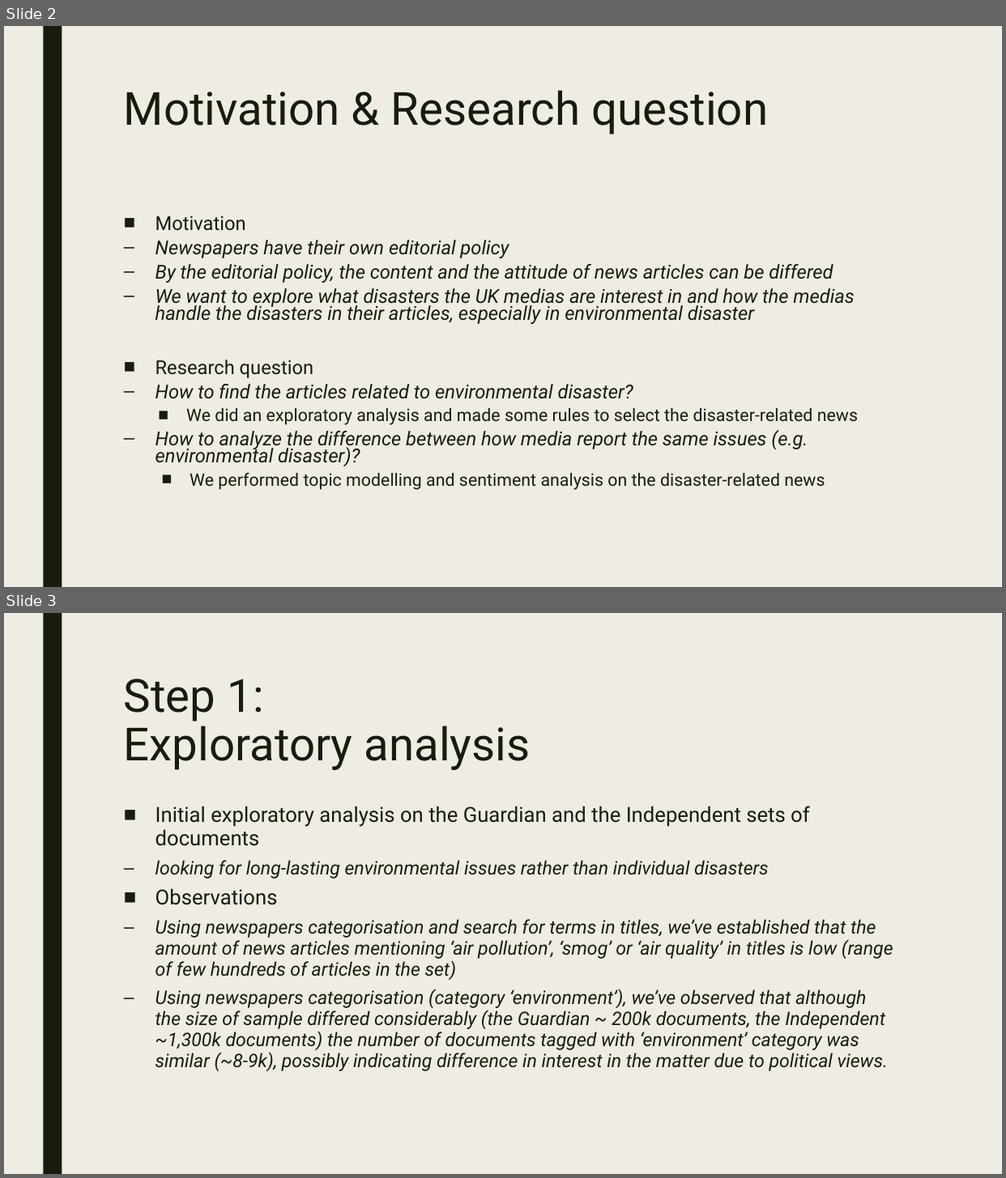
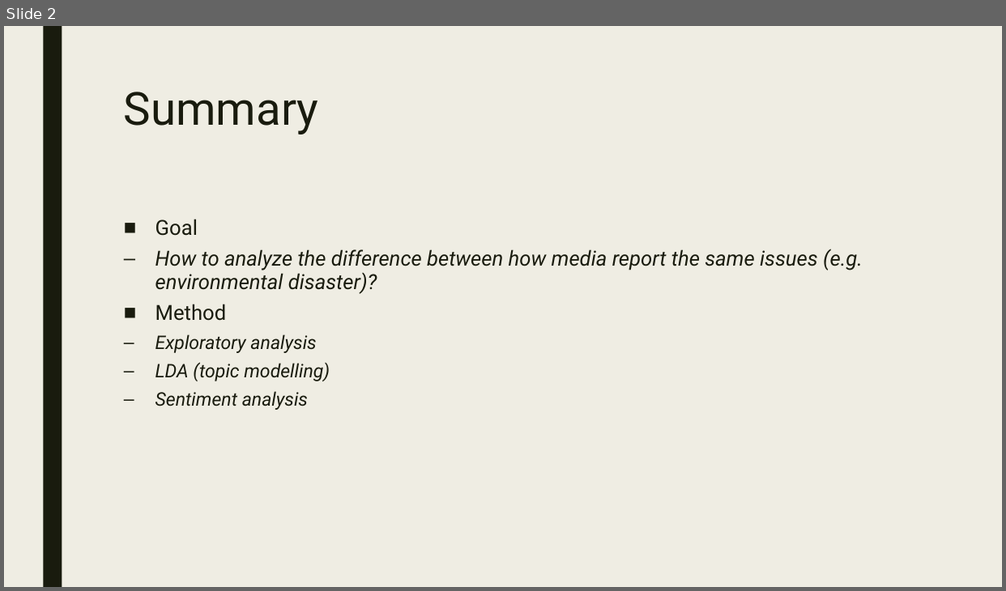
Before and after one commit to hsg1991/team2, a slide deck: team2_datathon_presentation.pptx. Shown one above the other, each under a label of ours: slides 2 and 3 before the commit, slide 2 after it. The pictures are 1006x1178 and 1006x591 pixels, drawn with LibreOffice and Linux fonts; fonts in the diff are those of the drawing. Boxes give left, top, right and bottom in pixels: in the first picture for what was removed or moved away, otherwise in the second. Text is boxed around its words. In the diff, an @@ line names an element or a change of style, - is before the commit and + after.

```diff
--- a/team2_datathon_presentation.pptx
+++ b/team2_datathon_presentation.pptx
@@ slide 3 removed at <box>4,613,1002,1174</box>, background #EFEDE3; not listed: 1 template element that a slide beside it also shows @@
@@ title removed at <box>124,679,530,770</box> @@
-Step 1:
-Exploratory analysis
@@ text removed at <box>155,806,893,1071</box> @@
-■ Initial exploratory analysis on the Guardian and the Independent sets of documents
-  – looking for long-lasting environmental issues rather than individual disasters
-    ■ Observations
-      – Using newspapers categorisation and search for terms in titles, we’ve established that the amount of news articles mentioning ‘air pollution’, ‘smog’ or ‘air quality’ in titles is low (range of few hundreds of articles in the set)
-      – Using newspapers categorisation (category ‘environment’), we’ve observed that although the size of sample differed considerably (the Guardian ~ 200k documents, the Independent ~1,300k documents) the number of documents tagged with ‘environment’ category was similar (~8-9k), possibly indicating difference in interest in the matter due to political views.
@@ slide 2 changed as well @@
@@ title at <box>124,92,319,135</box>: text changed @@
-Motivation & Research question
+Summary
@@ text at <box>155,219,198,236</box>: text changed; size 18.5 to 20 pt; italic off @@
-■ Motivation
-  – Newspapers have their own editorial policy
-  – By the editorial policy, the content and the attitude of news articles can be differed
-  – We want to explore what disasters the UK medias are interest in and how the medias handle the disasters in their articles, especially in environmental disaster
-■ Research question
-  – How to find the articles related to environmental disaster?
-    ■ We did an exploratory analysis and made some rules to select the disaster-related news
+■ Goal
@@ text at <box>155,249,863,294</box>: size 18.5 to 20 pt in "How to analyze the difference between how ..."; line spacing 0.74 to 0.94 @@
@@ text at <box>155,304,330,410</box>: text changed; size 16.6 to 18 pt; italic on @@
-    ■ We performed topic modelling and sentiment analysis on the disaster-related news
+    ■ Method
+      – Exploratory analysis
+      – LDA (topic modelling)
+      – Sentiment analysis
```
Also in this commit, not shown: 1 other slide changed, 4 other slides removed.
